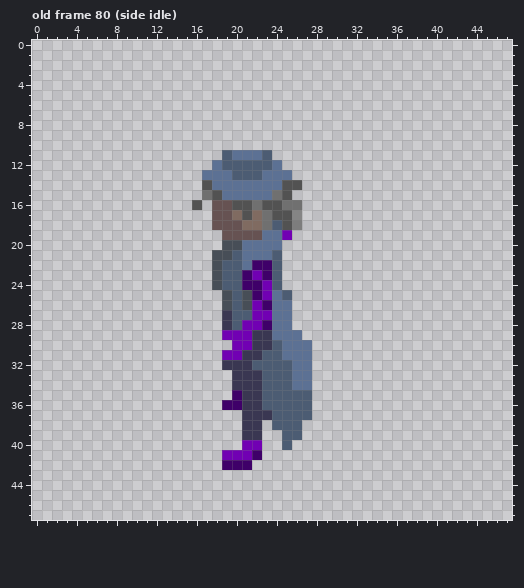
Pixel-art file: Game Arts/ase files/Character.ase. The picture above was drawn from the file before the commit.
48x48 pixels, 101 frames. Shown: old frame 80 (side idle). The commit also changed other frames, which this record leaves out.
After:
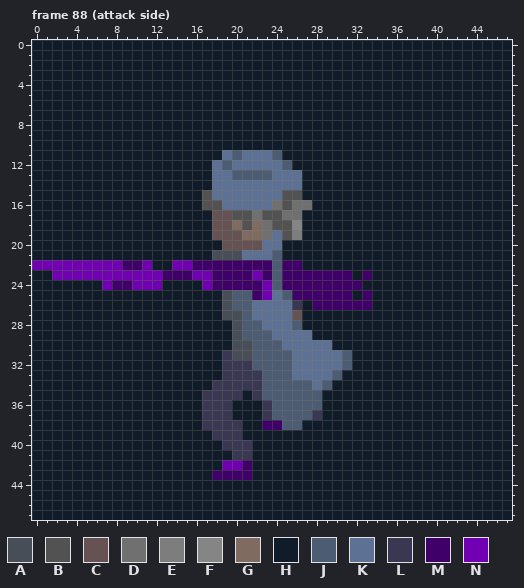
Palette (. is transparent): A #474e57  B #525252  C #665252  D #707070  E #7d7d7d  F #858585  G #806b61  H #101c29  J #4c5c73  K #5c7194  L #3a3752  M #3f0069  N #7100b3
Changes in this commit:
frames 101 -> 115
layer "Layer 3" now shown
Frame 88 (attack side) against old frame 80 (side idle), layers "Layer 2", "Layer 1", "Layer 3":
y 0..10: x 0..47 ................................................ -> HHHHHHHHHHHHHHHHHHHHHHHHHHHHHHHHHHHHHHHHHHHHHHHH
y 11: x 0..20 ...................JK -> HHHHHHHHHHHHHHHHHHHKJ; x 23..47 J........................ -> KJHHHHHHHHHHHHHHHHHHHHHHH
y 12: x 0..17 .................. -> HHHHHHHHHHHHHHHHHH; x 20..23 JJJJ -> KKKK; x 25..47 ....................... -> JHHHHHHHHHHHHHHHHHHHHHH
y 13: x 0..17 .................K -> HHHHHHHHHHHHHHHHHH; x 23 K -> J; x 26..47 ...................... -> KHHHHHHHHHHHHHHHHHHHHH
y 14: x 0..17 .................B -> HHHHHHHHHHHHHHHHHH; x 25..47 BB..................... -> KKHHHHHHHHHHHHHHHHHHHHH
y 15: x 0..18 .................DB -> HHHHHHHHHHHHHHHHHBK; x 24 D -> K; x 26..47 ...................... -> BHHHHHHHHHHHHHHHHHHHHH
y 16: x 0..25 ................B.CCBBDBBD -> HHHHHHHHHHHHHHHHHBBKKKKKDB; x 27..47 ..................... -> DHHHHHHHHHHHHHHHHHHHH
y 17: x 0..17 .................. -> HHHHHHHHHHHHHHHHHH; x 20 G -> B; x 22..23 GD -> DB; x 25..47 BF..................... -> DDHHHHHHHHHHHHHHHHHHHHH
y 18: x 0..17 .................. -> HHHHHHHHHHHHHHHHHH; x 20..21 CG -> GB; x 24 J -> B; x 26..47 E..................... -> FHHHHHHHHHHHHHHHHHHHHH
y 19: x 0..18 ................... -> HHHHHHHHHHHHHHHHHHC; x 21..23 CCK -> GGD; x 25..47 N...................... -> BEHHHHHHHHHHHHHHHHHHHHH
y 20: x 0..22 ...................AAKK -> HHHHHHHHHHHHHHHHHHHCCCC; x 25..47 ....................... -> HHHHHHHHHHHHHHHHHHHHHHH
y 21: x 0..17 .................. -> HHHHHHHHHHHHHHHHHH; x 20 J -> A; x 25..47 ....................... -> HHHHHHHHHHHHHHHHHHHHHHH
y 22: x 0..21 ..................AJJK -> NNNNNNNNNMMNHHNNMMMMMM; x 25..47 ....................... -> MMHHHHHHHHHHHHHHHHHHHHH
y 23: x 0..20 ..................AJJ -> HHNNNNNNNNNNNMMMNNMMM; x 25..47 ....................... -> MMMMMMMHMHHHHHHHHHHHHHH
y 24: x 0..20 ..................AJJ -> HHHHHHHNMMNNNHHHHNMMM; x 25..47 ....................... -> MMMMMMMMHHHHHHHHHHHHHHH
y 25: x 0..18 ................... -> HHHHHHHHHHHHHHHHHHH; x 21 A -> J; x 26..47 ...................... -> MMMMMMHMHHHHHHHHHHHHHH
y 26: x 0..18 ................... -> HHHHHHHHHHHHHHHHHHH; x 21..23 ANM -> JKK; x 26..47 ...................... -> LHMMMMMMHHHHHHHHHHHHHH
y 27: x 0..20 ...................LJ -> HHHHHHHHHHHHHHHHHHHAA; x 22..23 NN -> KK; x 26..47 ...................... -> CHHHHHHHHHHHHHHHHHHHHH
y 28: x 0..23 ...................LJNNM -> HHHHHHHHHHHHHHHHHHHHAJJK; x 26..47 ...................... -> JHHHHHHHHHHHHHHHHHHHHH
y 29: x 0..23 ...................NNNLL -> HHHHHHHHHHHHHHHHHHHHAJJJ; x 27..47 ..................... -> KHHHHHHHHHHHHHHHHHHHH
y 30: x 0..23 ....................NNLL -> HHHHHHHHHHHHHHHHHHHHAAJJ; x 28..47 .................... -> KKHHHHHHHHHHHHHHHHHH
y 31: x 0..22 ...................NNLL -> HHHHHHHHHHHHHHHHHHHLAAJ; x 25 K -> J; x 28..47 .................... -> KKKJHHHHHHHHHHHHHHHH
y 32: x 0..18 ................... -> HHHHHHHHHHHHHHHHHHH; x 28..47 .................... -> KKKJHHHHHHHHHHHHHHHH
y 33: x 0..19 .................... -> HHHHHHHHHHHHHHHHHHHL; x 28..47 .................... -> KKJHHHHHHHHHHHHHHHHH
y 34: x 0..19 .................... -> HHHHHHHHHHHHHHHHHHLL; x 26..47 KK.................... -> JJKJHHHHHHHHHHHHHHHHHH
y 35: x 0..21 ....................ML -> HHHHHHHHHHHHHHHHHLLLLH; x 28..47 .................... -> JHHHHHHHHHHHHHHHHHHH
y 36: x 0..23 ...................MMLLJ -> HHHHHHHHHHHHHHHHHLLLHHHL; x 28..47 .................... -> JHHHHHHHHHHHHHHHHHHH
y 37: x 0..22 .....................LL -> HHHHHHHHHHHHHHHHHLLLHHH; x 28..47 .................... -> LHHHHHHHHHHHHHHHHHHH
y 38: x 0..24 .....................LL.J -> HHHHHHHHHHHHHHHHHLLLLHHMM; x 27..47 ..................... -> HHHHHHHHHHHHHHHHHHHHH
y 39: x 0..47 .....................LL..JJ..................... -> HHHHHHHHHHHHHHHHHHLLLHHHHHHHHHHHHHHHHHHHHHHHHHHH
y 40: x 0..47 .....................NN..J...................... -> HHHHHHHHHHHHHHHHHHHLLLHHHHHHHHHHHHHHHHHHHHHHHHHH
y 41: x 0..47 ...................NNNM......................... -> HHHHHHHHHHHHHHHHHHHHLLHHHHHHHHHHHHHHHHHHHHHHHHHH
y 42: x 0..20 ...................MM -> HHHHHHHHHHHHHHHHHHHNN; x 22..47 .......................... -> HHHHHHHHHHHHHHHHHHHHHHHHHH
y 43: x 0..47 ................................................ -> HHHHHHHHHHHHHHHHHHMMMMHHHHHHHHHHHHHHHHHHHHHHHHHH
y 44..47: x 0..47 ................................................ -> HHHHHHHHHHHHHHHHHHHHHHHHHHHHHHHHHHHHHHHHHHHHHHHH
Where, in picture pixels (left, top, right, bottom), the same in both pictures:
changed: (32, 40, 512, 520)
